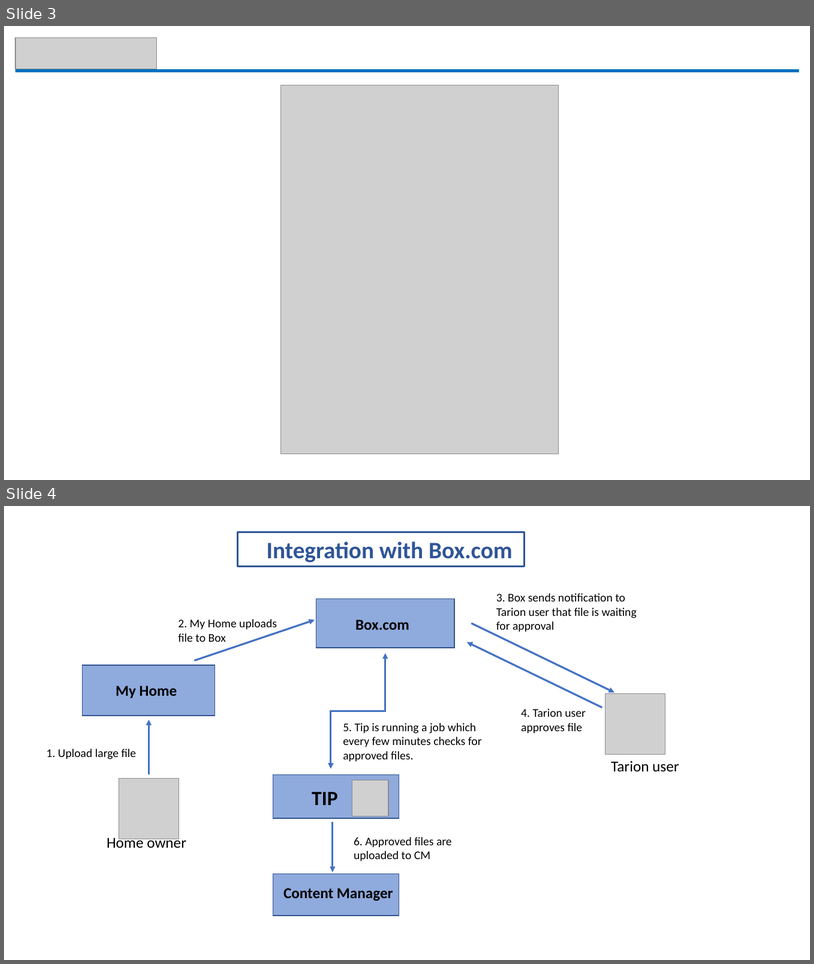
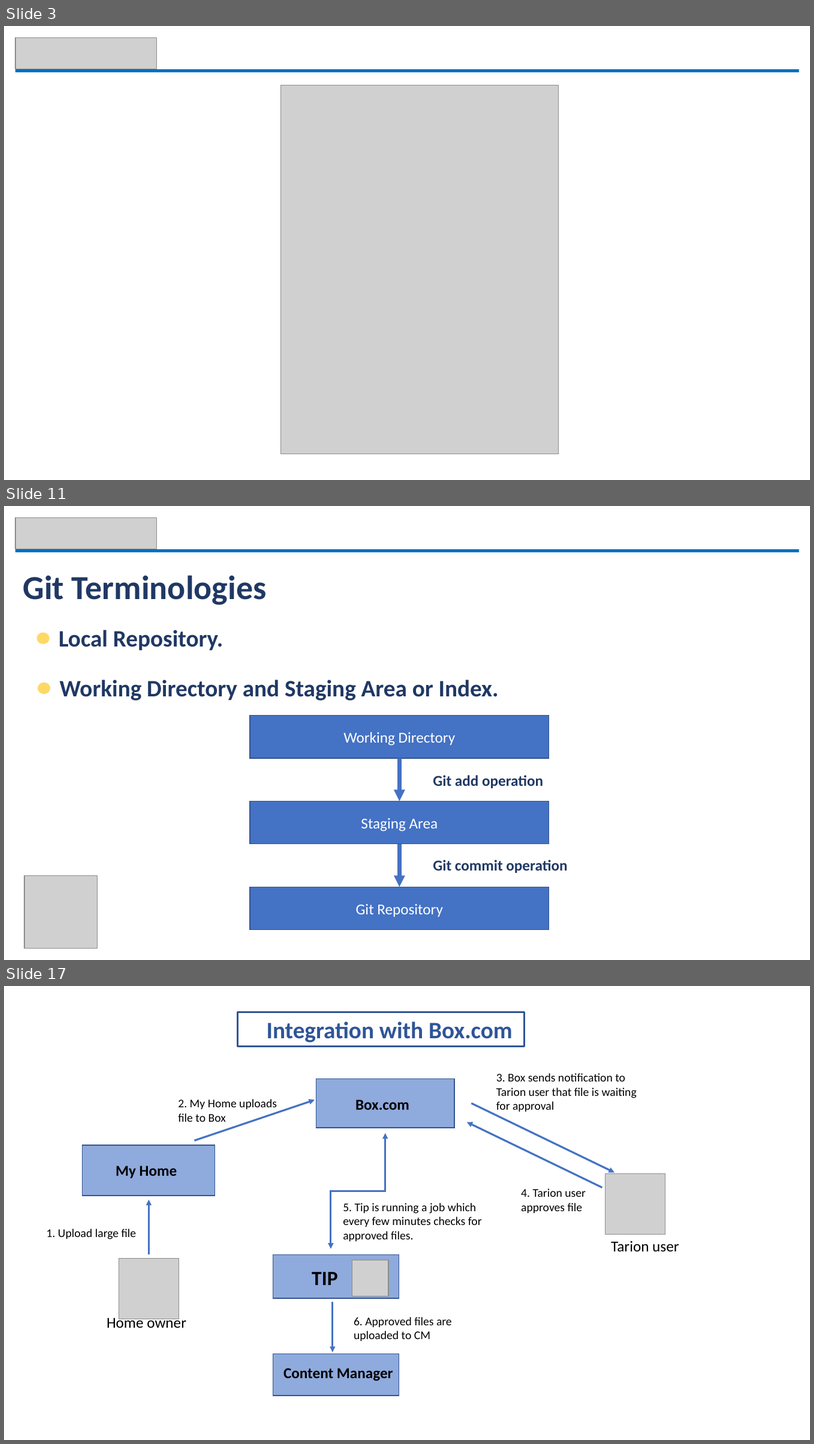
Before and after one commit to alanhummel/ISTeamUpdate, a slide deck: IS Team Updates - November 22.pptx. Shown one above the other, each under a label of ours: slides 3 and 4 before the commit, slides 3, 11 and 17 after it; the slides between them are not shown. The pictures are 814x964 and 814x1444 pixels, drawn with LibreOffice and Linux fonts; fonts in the diff are those of the drawing; grey boxes stand for pictures. Boxes give left, top, right and bottom in pixels: in the first picture for what was removed or moved away, otherwise in the second. Text is boxed around its words. In the diff, an @@ line names an element or a change of style, - is before the commit and + after.

```diff
--- a/IS Team Updates - November 22.pptx
+++ b/IS Team Updates - November 22.pptx
@@ slide 11 added at (x1=4, y1=506, x2=810, y2=960), background #FFFFFF @@
@@ picture added at (x1=15, y1=517, x2=156, y2=549) @@
@@ rectangle added at (x1=15, y1=550, x2=800, y2=553), fill #0070C0 @@
@@ text added at (x1=23, y1=575, x2=267, y2=605), 40 pt, text #203864, bold @@
+Git Terminologies
@@ text added at (x1=59, y1=630, x2=223, y2=650), 28 pt, text #203864, bold @@
+Local Repository.
@@ ellipse added at (x1=36, y1=633, x2=50, y2=644), fill #FFD966 @@
@@ ellipse added at (x1=38, y1=682, x2=51, y2=694), fill #FFD966 @@
@@ text added at (x1=60, y1=679, x2=499, y2=700), 28 pt, text #203864, bold @@
+Working Directory and Staging Area or Index.
@@ rectangle added at (x1=250, y1=715, x2=549, y2=758), fill #4472C4, outline #325491 1 pt, 18 pt, text #FFFFFF @@
+Working Directory
@@ arrow added from (399, 758) to (399, 801), #4472C4 4.5 pt @@
@@ text added at (x1=433, y1=775, x2=543, y2=788), 18 pt, text #203864, bold @@
+Git add operation
@@ rectangle added at (x1=250, y1=801, x2=549, y2=844), fill #4472C4, outline #325491 1 pt, 18 pt, text #FFFFFF @@
+Staging Area
@@ arrow added from (399, 844) to (399, 886), #4472C4 4.5 pt @@
@@ text added at (x1=433, y1=859, x2=567, y2=873), 18 pt, text #203864, bold @@
+Git commit operation
@@ picture added at (x1=24, y1=876, x2=97, y2=948) @@
@@ rectangle added at (x1=250, y1=886, x2=549, y2=930), fill #4472C4, outline #325491 1 pt, 18 pt, text #FFFFFF @@
+Git Repository
@@ what was slide 4 is now slide 17 @@
```
Also in this commit, not shown: 1 slide changed, 12 other slides added, 1 other file.
